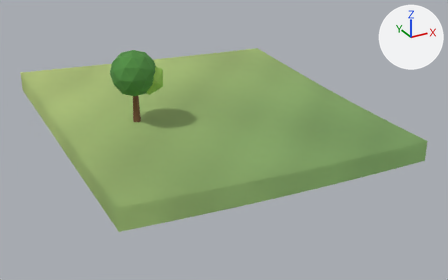
The glTF model client/public/models/chunks/-2_-2.glb as it was, and as the next commit left it.
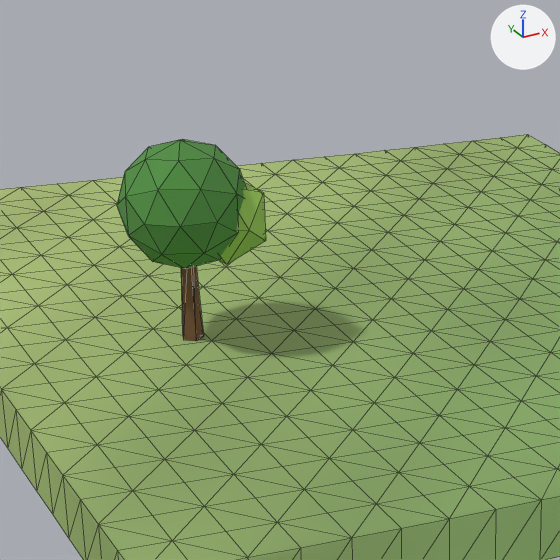
Old and new are each drawn whole from a 50 mm lens placed at (-71.78, -6.98, 23.21), pointed at (-44.61, 42.43, -1.49) and again close up on the part from 15% to 60% of the width and 0% to 72% of the height. Arrows for +X, +Y and +Z are at upper right; the lights stay in place. The older version's two pictures come first. The close-ups show mesh edges as thin lines. Vertices at exactly the same position are counted once.

Names of what the first close-up shows: 'scenery', 'terrain'.
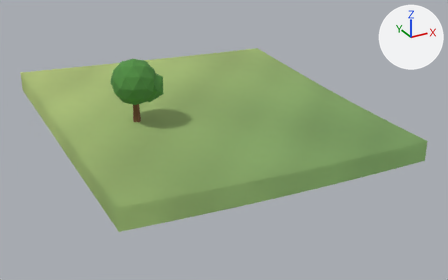
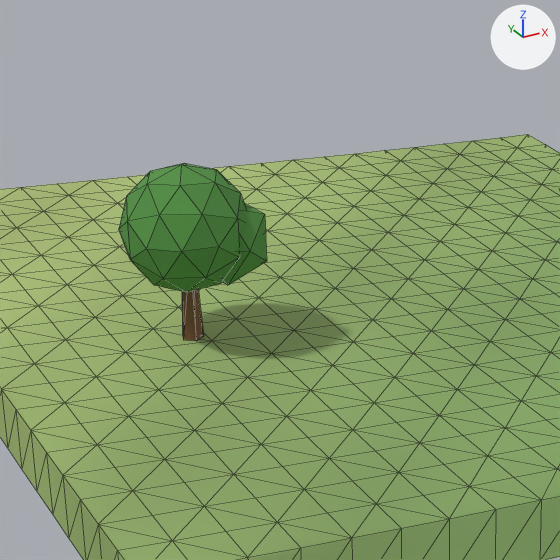
The change, as a list of edits to the scene's bpy script:
```text
Change me_scenery:
    used by ob_scenery; location = (0.0, 0.0, 0.0)
    before: 0 (-53.0, 43.78, 5.3), 2 (-52.79, 43.93, 5.3), 4 (-52.87, 44.18, 5.3), 6 (-53.13, 44.18, 5.3), 8 (-53.21, 43.93, 5.3)
    before: 10 (-53.0, 44.0, 5.3)
    remove me_scenery.from_pydata(...)  # 66 vertices, 120 faces; spans x -55.08..-50.54, y 41.67..46.33, z 1.61..8.36
    add me_scenery.from_pydata(...)  # 66 vertices, 120 faces; spans x -55.08..-50.54, y 41.67..46.33, z 1.61..7.55
    me_scenery part 1: the loose piece of 42 vertices spanning x -55.08..-50.92, y 41.67..46.33, z 4.16..8.36 is moved by (0.0, 0.0, -0.81)
    me_scenery part 2: the loose piece of 12 vertices spanning x -53.06..-50.54, y 41.97..45.03, z 4.4..7.04 is moved by (0.0, 0.0, -0.72)
    me_scenery part 3
    add for i in [0, 2, 4, 6, 8, 10]: me_scenery.vertices[i].co += Vector((0.0, 0.0, -0.64))
    me_scenery part 4: 91 faces centred in x -55.04..-50.6, y 41.81..46.19, z 4.39..8.12 are repainted in the vertex colours; the middle colour goes from green #528f43 to green #518e42
    me_scenery part 5: 19 faces centred in x -53.26..-52.76, y 43.76..44.26, z 1.61..5.3 are repainted in the vertex colours; the middle colour goes from brown #785539 to brown #7a563a
```

Changed parts and their boxes [x1, y1, x2, y2] in the close-ups (560 x 560 px; the box of a moved part takes in the faces that stretch with it):
'scenery', reshaped, recoloured (12% shorter): before [117, 139, 266, 341]; after [119, 163, 267, 341]
part 1 of me_scenery, moved or reshaped: before [117, 139, 246, 269]; after [119, 163, 246, 292]
part 2 of me_scenery, moved or reshaped: before [219, 183, 266, 265]; after [222, 203, 267, 285]
part 3 of me_scenery, moved or reshaped: before [181, 266, 204, 341]; after [182, 290, 204, 341]
part 4 of me_scenery, recoloured: before [117, 139, 266, 269]; after [119, 163, 267, 292]
part 5 of me_scenery, recoloured: before [181, 266, 204, 341]; after [182, 290, 204, 341]
